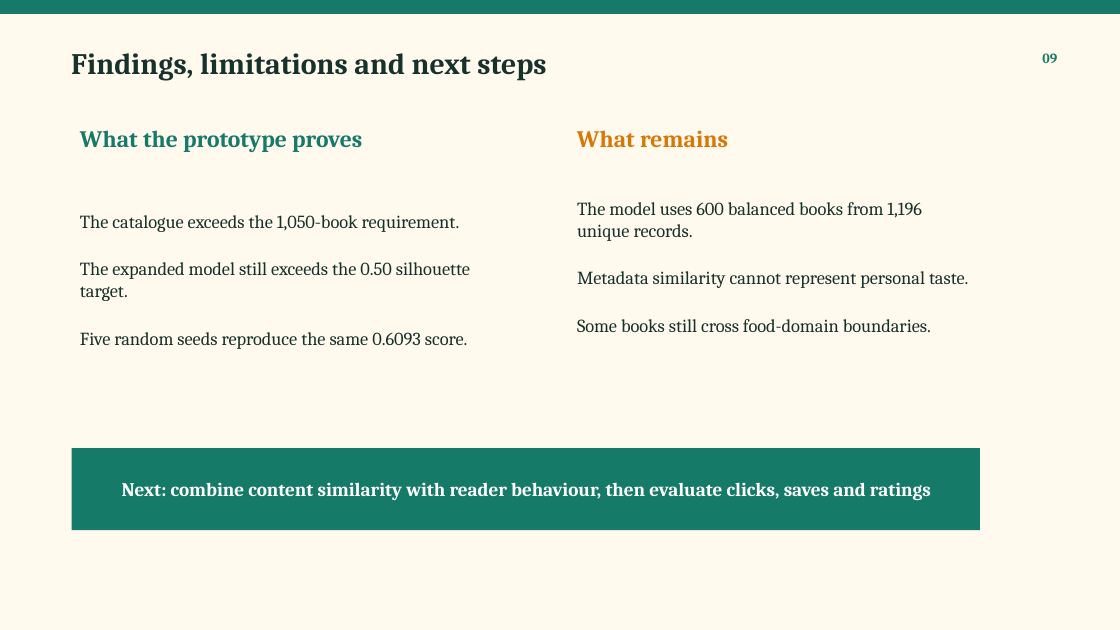
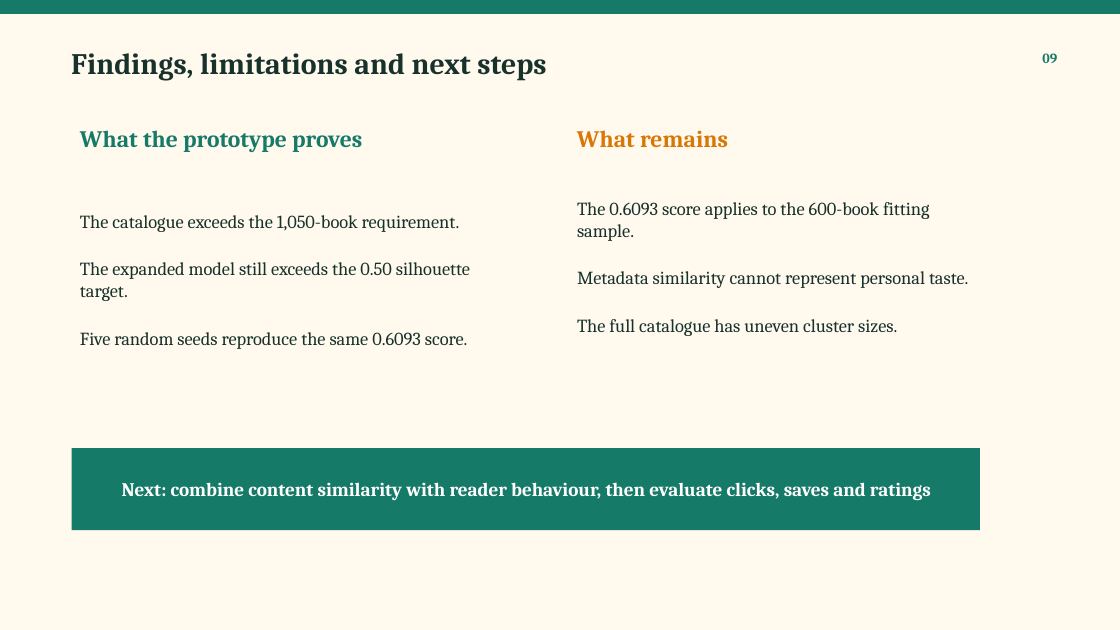
Before and after one commit to synergeo/FoodWise_Reads_Improved, a slide deck: slide 9 of output/FoodWise_Reads_Improved_Presentation.pptx. Drawn at 1120x630 pixels with LibreOffice and Linux fonts; fonts in the diff are those of the drawing. Boxes give left, top, right and bottom in pixels: in the first picture for what was removed or moved away, otherwise in the second. Text is boxed around its words. In the diff, an @@ line names an element or a change of style, - is before the commit and + after.

Commit message:
Make full book catalogue available in app

```diff
--- a/output/FoodWise_Reads_Improved_Presentation.pptx
+++ b/output/FoodWise_Reads_Improved_Presentation.pptx
@@ text at [577, 202, 929, 241]: text changed @@
-The model uses 600 balanced books from 1,196 unique records.
+The 0.6093 score applies to the 600-book fitting sample.
@@ text at [577, 319, 897, 336]: text changed @@
-Some books still cross food-domain boundaries.
+The full catalogue has uneven cluster sizes.
```
Also in this commit, not shown: 3 other slides changed, 11 other files.
